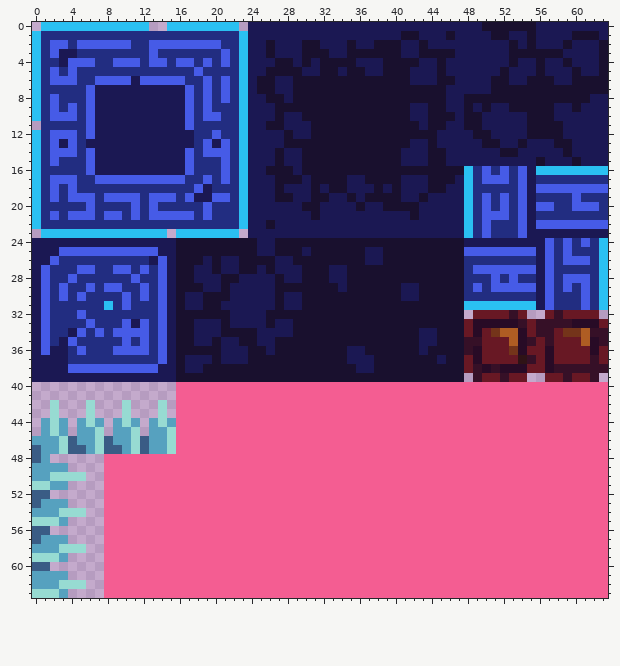
Two states of a pixel-art file, assets/aseprite/concept-tilemap.aseprite. Above, as it was before the edit.
64x64 pixels, 1 frame.
And afterwards:
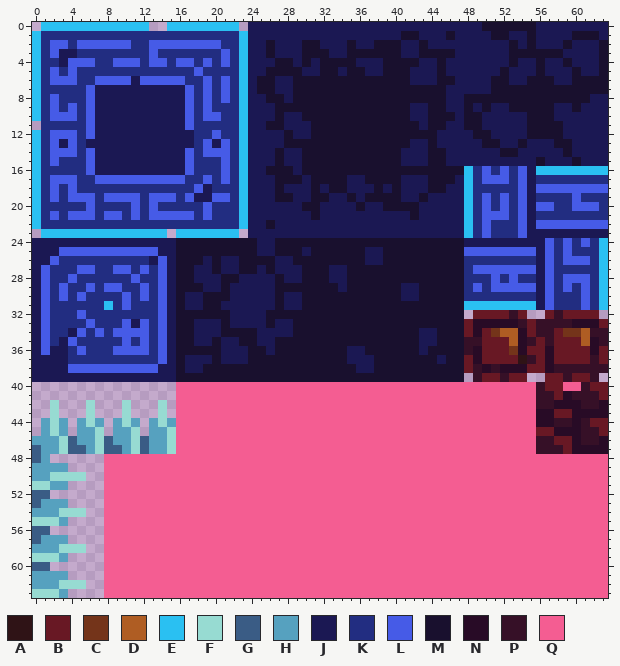
Palette (. is transparent): A #2f1316  B #681824  C #74341a  D #af5d23  E #2ac0f2  F #97dbd2  G #3a5c85  H #56a1bf  J #1b1853  K #222d81  L #465be7  M #19102e  N #280b26  P #361027  Q #f45d92
Edits made:
--- layer "Layer 2"
@@ x 54..63 @@
 39 B..BBPBBP.
-40 QQQQQQQQQQ
-41 QQQQQQQQQQ
-42 QQQQQQQQQQ
-43 QQQQQQQQQQ
-44 QQQQQQQQQQ
-45 QQQQQQQQQQ
-46 QQQQQQQQQQ
-47 QQQQQQQQQQ
+40 QQPBBQQPBB
+41 QQPPBNPPPB
+42 QQPPNNNPPN
+43 QQNNBBNNNN
+44 QQNNPPNPBB
+45 QQBBNNNPPB
+46 QQPPBBNPPN
+47 QQPPPBNNNN
 48 QQQQQQQQQQ
Where, in picture pixels (left, top, right, bottom), the same in both pictures:
changed: (536, 382, 608, 454)
